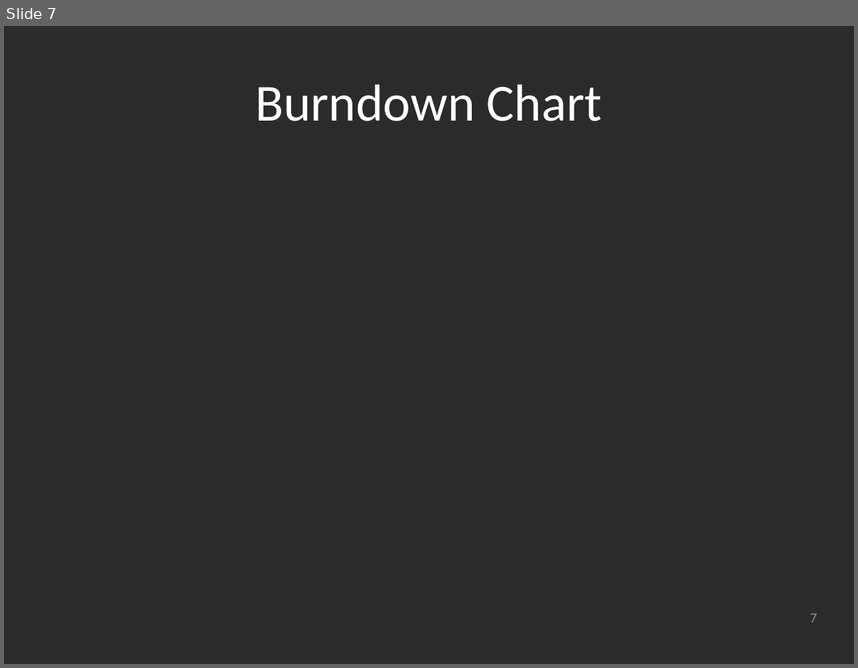
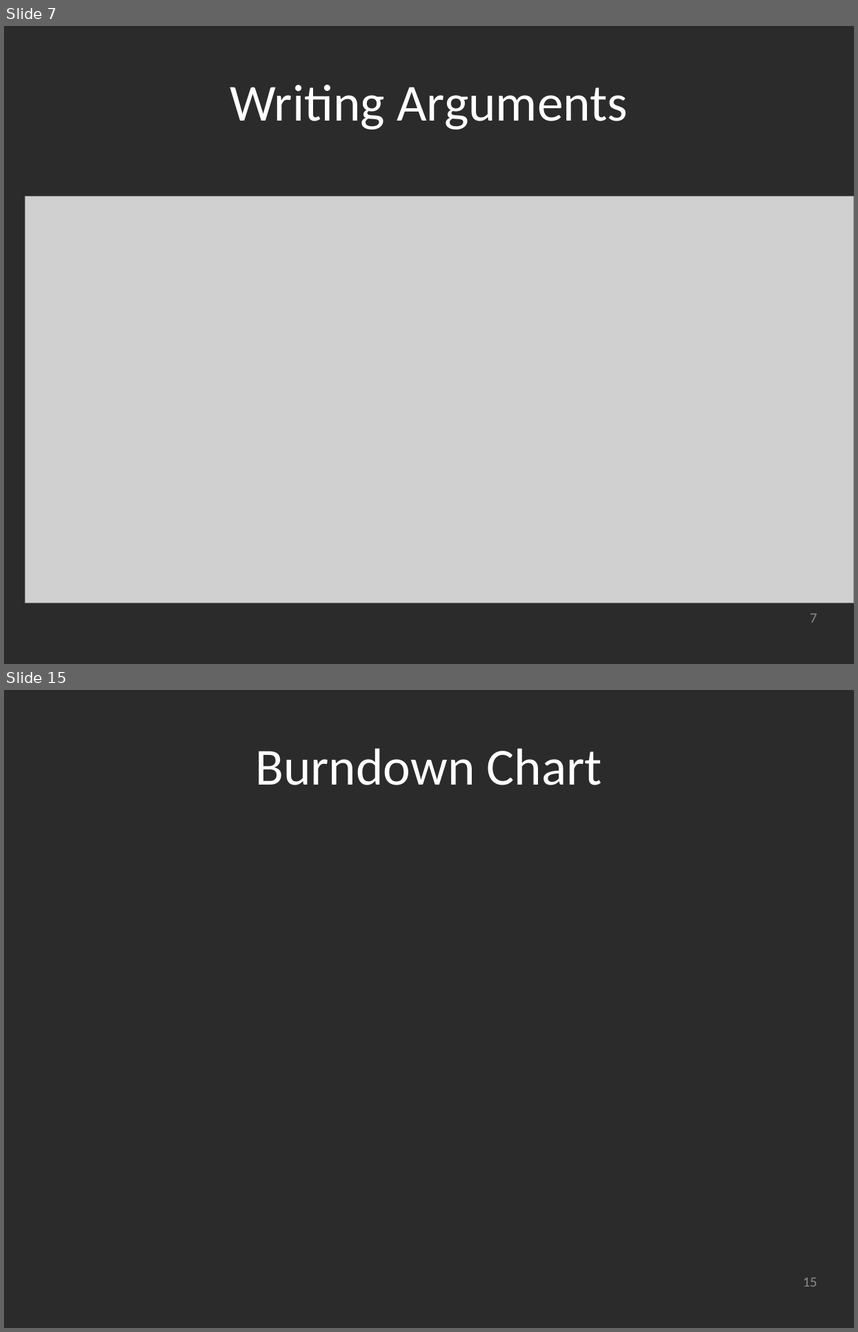
Before and after one commit to SpacemanRiff/spring-semester-project, a slide deck: resources/PowerPoints/Product Release.pptx. Shown one above the other, each under a label of ours: slide 7 before the commit, slides 7 and 15 after it; the slides between them are not shown. The pictures are 858x668 and 858x1332 pixels, drawn with LibreOffice and Linux fonts; fonts in the diff are those of the drawing; grey boxes stand for pictures; background and template pictures are left out; a plain dark background stands for a picture behind light text. Boxes give left, top, right and bottom in pixels: in the first picture for what was removed or moved away, otherwise in the second. Text is boxed around its words. In the diff, an @@ line names an element or a change of style, - is before the commit and + after.

```diff
--- a/resources/PowerPoints/Product Release.pptx
+++ b/resources/PowerPoints/Product Release.pptx
@@ slide 7 added at (x1=4, y1=26, x2=854, y2=664), background picture (left out) @@
@@ title added at (x1=230, y1=85, x2=628, y2=129), 44 pt, text #FFFFFF @@
+Writing Arguments
@@ picture added at (x1=25, y1=196, x2=854, y2=602) @@
@@ page number added at (x1=810, y1=613, x2=817, y2=622), 12 pt, text #8C8C8C @@
+7
@@ what was slide 7 is now slide 15 @@
@@ page number at (x1=803, y1=1277, x2=818, y2=1286): text changed @@
-7
+15
```
Also in this commit, not shown: 8 other slides added, 1 slide removed.
